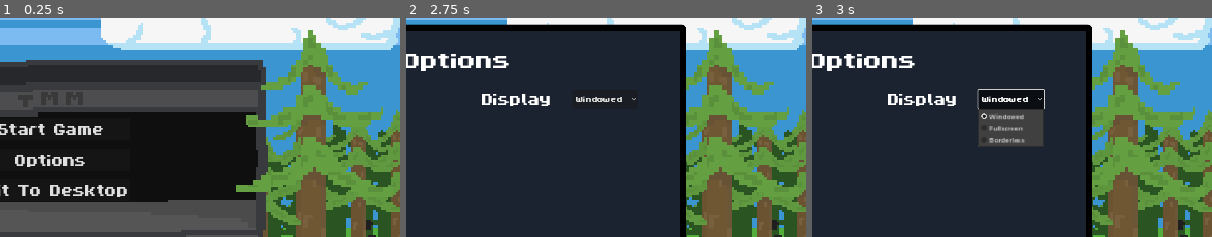
Above: before the commit, frames 1-3 (left to right).
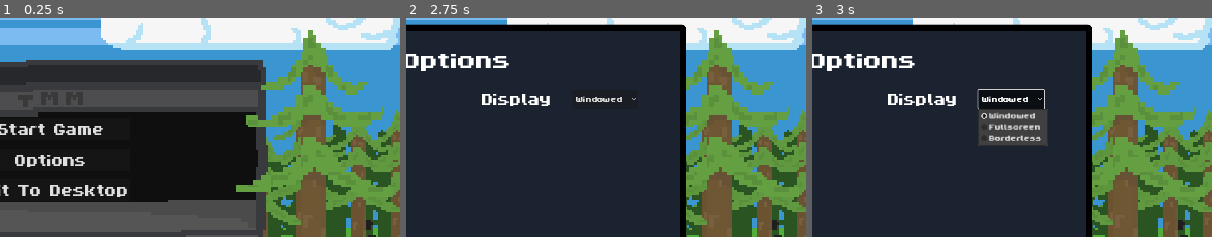
Above: after the commit, the same moments.

Repository: Goldstar32/TMMGame
Game: Godot game, scene res://Scenes/Menus/main_menu.tscn
Two runs of this game, one before a commit and one after it. Both use one fixed random seed, a clock stepped at 60 frames per second and the inputs below.
Inputs:
- Up to frame 1 (0.25 s): no input
- Up to frame 2 (2.75 s): click "Options" at 0.5 s; click "Start Game" at 1.25 s; click "Start Game" at 2 s
- Up to frame 3 (3 s): click "Windowed" at 2.75 s
The pictures show only the part of the screen within x 44-94%, y 16-66%; the shares and areas given below are measured in that part.

Frames 1-2 are identical in both runs. In frame 3, 0.9% of the frame differs, in the area x 41-59%, y 41-59%.
Error in both runs: Invalid type in function 'select' in base 'OptionButton'. Cannot convert argument 1 from Nil to int. (res://Scripts/Menus/options_menu.gd:27)

Commit message:
New game menu scene and themes

Diff:
--- /dev/null
+++ b/Assets/styling/themes/menu_button_theme.tres
@@ -0,0 +1,9 @@
+[gd_resource type="Theme" load_steps=2 format=3 uid="uid://brj6qsyhfjkw3"]
+
+[ext_resource type="FontFile" uid="uid://dftd16vvel3ma" path="res://Assets/styling/fonts/ByteBounce.ttf" id="1_acowi"]
+
+[resource]
+default_font = ExtResource("1_acowi")
+default_font_size = 64
+OptionButton/font_sizes/font_size = 32
+PopupMenu/font_sizes/font_size = 32
--- /dev/null
+++ b/Scenes/Menus/in_game_menu.tscn
@@ -0,0 +1,98 @@
+[gd_scene load_steps=5 format=3 uid="uid://cgh7ncyntli4u"]
+
+[ext_resource type="FontFile" uid="uid://dftd16vvel3ma" path="res://Assets/styling/fonts/ByteBounce.ttf" id="1_ou7gr"]
+[ext_resource type="Theme" uid="uid://brj6qsyhfjkw3" path="res://Assets/styling/themes/menu_button_theme.tres" id="2_dh3ag"]
+[ext_resource type="Texture2D" uid="uid://tu2lmp5ft7qd" path="res://Assets/images/menu-stuff/pad-arrow.png" id="2_mkvl5"]
+
+[sub_resource type="StyleBoxFlat" id="StyleBoxFlat_o2c88"]
+bg_color = Color(0.108516, 0.137763, 0.189462, 1)
+border_width_left = 15
+border_width_top = 15
+border_width_right = 15
+border_width_bottom = 15
+border_color = Color(0, 0, 0, 1)
+corner_radius_top_left = 10
+corner_radius_top_right = 10
+corner_radius_bottom_right = 10
+corner_radius_bottom_left = 10
+
+[node name="Control" type="Control"]
+layout_mode = 3
+anchors_preset = 15
+anchor_right = 1.0
+anchor_bottom = 1.0
+grow_horizontal = 2
+grow_vertical = 2
+
+[node name="SFX" type="AudioStreamPlayer2D" parent="."]
+bus = &"SFX"
+
+[node name="MenuPanel" type="Panel" parent="."]
+layout_mode = 1
+anchors_preset = 8
+anchor_left = 0.5
+anchor_top = 0.5
+anchor_right = 0.5
+anchor_bottom = 0.5
+offset_left = -550.0
+offset_top = -325.0
+offset_right = 550.0
+offset_bottom = 325.0
+grow_horizontal = 2
+grow_vertical = 2
+theme_override_styles/panel = SubResource("StyleBoxFlat_o2c88")
+
+[node name="MarginContainer" type="MarginContainer" parent="MenuPanel"]
+layout_mode = 1
+anchors_preset = -1
+anchor_left = 0.125
+anchor_top = 0.125
+anchor_right = 0.875
+anchor_bottom = 0.875
+offset_left = -57.5
+offset_top = -31.0
+offset_right = 57.5
+offset_bottom = 31.0
+grow_horizontal = 2
+grow_vertical = 2
+
+[node name="VBoxContainer" type="VBoxContainer" parent="MenuPanel/MarginContainer"]
+layout_mode = 2
+theme_override_constants/separation = 80
+
+[node name="Options" type="Label" parent="MenuPanel/MarginContainer/VBoxContainer"]
+layout_mode = 2
+theme_override_fonts/font = ExtResource("1_ou7gr")
+theme_override_font_sizes/font_size = 96
+text = "Paused"
+horizontal_alignment = 1
+
+[node name="VBoxContainer" type="VBoxContainer" parent="MenuPanel/MarginContainer/VBoxContainer"]
+layout_mode = 2
+size_flags_horizontal = 4
+theme_override_constants/separation = 30
+
+[node name="Button" type="Button" parent="MenuPanel/MarginContainer/VBoxContainer/VBoxContainer"]
+layout_mode = 2
+theme = ExtResource("2_dh3ag")
+text = "Resume"
+
+[node name="Button2" type="Button" parent="MenuPanel/MarginContainer/VBoxContainer/VBoxContainer"]
+layout_mode = 2
+theme = ExtResource("2_dh3ag")
+text = "Options"
+
+[node name="Button3" type="Button" parent="MenuPanel/MarginContainer/VBoxContainer/VBoxContainer"]
+layout_mode = 2
+theme = ExtResource("2_dh3ag")
+text = "Quit To Main Menu"
+
+[node name="Close" type="Button" parent="MenuPanel/MarginContainer/VBoxContainer"]
+layout_mode = 2
+size_flags_vertical = 10
+mouse_default_cursor_shape = 2
+theme_override_font_sizes/font_size = 20
+text = "
+"
+icon = ExtResource("2_mkvl5")
+icon_alignment = 1
--- a/Scenes/Menus/main_menu.tscn
+++ b/Scenes/Menus/main_menu.tscn
@@ -1,9 +1,10 @@
-[gd_scene load_steps=5 format=3 uid="uid://dahoia7y3oll3"]
+[gd_scene load_steps=6 format=3 uid="uid://dahoia7y3oll3"]
 
 [ext_resource type="Script" path="res://Scripts/Menus/main_menu.gd" id="1_xlphf"]
 [ext_resource type="Texture2D" uid="uid://o58krccccykj" path="res://Assets/images/menu-stuff/main-menu-background-nochars.png" id="2_52nfi"]
 [ext_resource type="AudioStream" uid="uid://cv4e4oqc70eqb" path="res://Assets/music/main-menu-song.mp3" id="2_jcnbh"]
-[ext_resource type="FontFile" uid="uid://dftd16vvel3ma" path="res://Assets/fonts/ByteBounce.ttf" id="4_0mkaa"]
+[ext_resource type="FontFile" uid="uid://dftd16vvel3ma" path="res://Assets/styling/fonts/ByteBounce.ttf" id="4_0mkaa"]
+[ext_resource type="Theme" uid="uid://brj6qsyhfjkw3" path="res://Assets/styling/themes/menu_button_theme.tres" id="5_qxydu"]
 
 [node name="MainMenu" type="Control"]
 layout_mode = 3
@@ -77,22 +78,19 @@
 [node name="Start" type="Button" parent="MarginContainer/HBoxContainer/VBoxContainer2"]
 layout_mode = 2
 mouse_default_cursor_shape = 2
-theme_override_fonts/font = ExtResource("4_0mkaa")
-theme_override_font_sizes/font_size = 64
+theme = ExtResource("5_qxydu")
 text = "Start Game"
 
 [node name="Options" type="Button" parent="MarginContainer/HBoxContainer/VBoxContainer2"]
 layout_mode = 2
 mouse_default_cursor_shape = 2
-theme_override_fonts/font = ExtResource("4_0mkaa")
-theme_override_font_sizes/font_size = 64
+theme = ExtResource("5_qxydu")
 text = "Options"
 
 [node name="Quit" type="Button" parent="MarginContainer/HBoxContainer/VBoxContainer2"]
 layout_mode = 2
 mouse_default_cursor_shape = 2
-theme_override_fonts/font = ExtResource("4_0mkaa")
-theme_override_font_sizes/font_size = 64
+theme = ExtResource("5_qxydu")
 text = "Quit To Desktop"
 
 [connection signal="button_up" from="MarginContainer/HBoxContainer/VBoxContainer2/Start" to="." method="_on_start_button_up"]
--- a/Scenes/Menus/options_menu.tscn
+++ b/Scenes/Menus/options_menu.tscn
@@ -1,8 +1,9 @@
-[gd_scene load_steps=5 format=3 uid="uid://bumkwyodpae4c"]
+[gd_scene load_steps=6 format=3 uid="uid://bumkwyodpae4c"]
 
 [ext_resource type="Script" path="res://Scripts/Menus/options_menu.gd" id="1_mwxus"]
-[ext_resource type="FontFile" uid="uid://dftd16vvel3ma" path="res://Assets/fonts/ByteBounce.ttf" id="2_xmtr6"]
+[ext_resource type="FontFile" uid="uid://dftd16vvel3ma" path="res://Assets/styling/fonts/ByteBounce.ttf" id="2_4w1wg"]
 [ext_resource type="Texture2D" uid="uid://tu2lmp5ft7qd" path="res://Assets/images/menu-stuff/pad-arrow.png" id="3_3nwrf"]
+[ext_resource type="Theme" uid="uid://brj6qsyhfjkw3" path="res://Assets/styling/themes/menu_button_theme.tres" id="3_w5kah"]
 
 [sub_resource type="StyleBoxFlat" id="StyleBoxFlat_b0uj0"]
 bg_color = Color(0.108516, 0.137763, 0.189462, 1)
@@ -65,7 +66,7 @@
 
 [node name="Options" type="Label" parent="MenuPanel/MarginContainer/VBoxContainer"]
 layout_mode = 2
-theme_override_fonts/font = ExtResource("2_xmtr6")
+theme_override_fonts/font = ExtResource("2_4w1wg")
 theme_override_font_sizes/font_size = 96
 text = "Options"
 horizontal_alignment = 1
@@ -84,7 +85,7 @@
 
 [node name="Sound" type="Label" parent="MenuPanel/MarginContainer/VBoxContainer/Content/SoundOptions"]
 layout_mode = 2
-theme_override_fonts/font = ExtResource("2_xmtr6")
+theme_override_fonts/font = ExtResource("2_4w1wg")
 theme_override_font_sizes/font_size = 64
 text = "Sound"
 
@@ -95,7 +96,7 @@
 
 [node name="Main" type="Label" parent="MenuPanel/MarginContainer/VBoxContainer/Content/SoundOptions/GridContainer2"]
 layout_mode = 2
-theme_override_fonts/font = ExtResource("2_xmtr6")
+theme_override_fonts/font = ExtResource("2_4w1wg")
 theme_override_font_sizes/font_size = 48
 text = "Main
 "
@@ -110,7 +111,7 @@
 
 [node name="Music" type="Label" parent="MenuPanel/MarginContainer/VBoxContainer/Content/SoundOptions/GridContainer2"]
 layout_mode = 2
-theme_override_fonts/font = ExtResource("2_xmtr6")
+theme_override_fonts/font = ExtResource("2_4w1wg")
 theme_override_font_sizes/font_size = 48
 text = "Music"
 
@@ -122,7 +123,7 @@
 
 [node name="SFX" type="Label" parent="MenuPanel/MarginContainer/VBoxContainer/Content/SoundOptions/GridContainer2"]
 layout_mode = 2
-theme_override_fonts/font = ExtResource("2_xmtr6")
+theme_override_fonts/font = ExtResource("2_4w1wg")
 theme_override_font_sizes/font_size = 48
 text = "SFX"
 
@@ -142,15 +143,14 @@
 layout_mode = 2
 size_flags_horizontal = 0
 size_flags_vertical = 8
-theme_override_fonts/font = ExtResource("2_xmtr6")
+theme_override_fonts/font = ExtResource("2_4w1wg")
 theme_override_font_sizes/font_size = 64
 text = "Display"
 
 [node name="Mode" type="OptionButton" parent="MenuPanel/MarginContainer/VBoxContainer/Content/OtherOptions"]
 layout_mode = 2
 size_flags_horizontal = 0
-theme_override_fonts/font = ExtResource("2_xmtr6")
-theme_override_font_sizes/font_size = 32
+theme = ExtResource("3_w5kah")
 item_count = 3
 selected = 0
 popup/item_0/text = "Windowed"
Renamed: Assets/fonts/ByteBounce.ttf -> Assets/styling/fonts/ByteBounce.ttf
Not shown, changed: Assets/styling/fonts/ByteBounce.ttf.import
